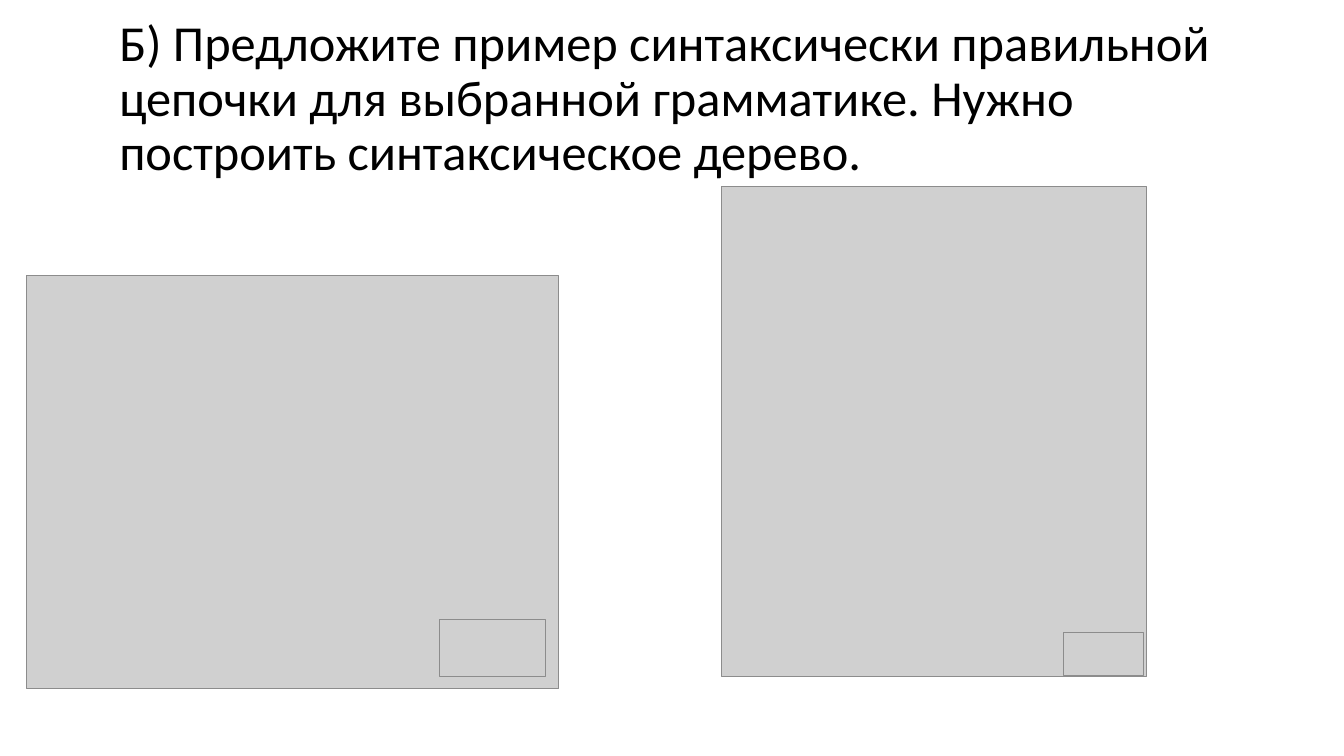
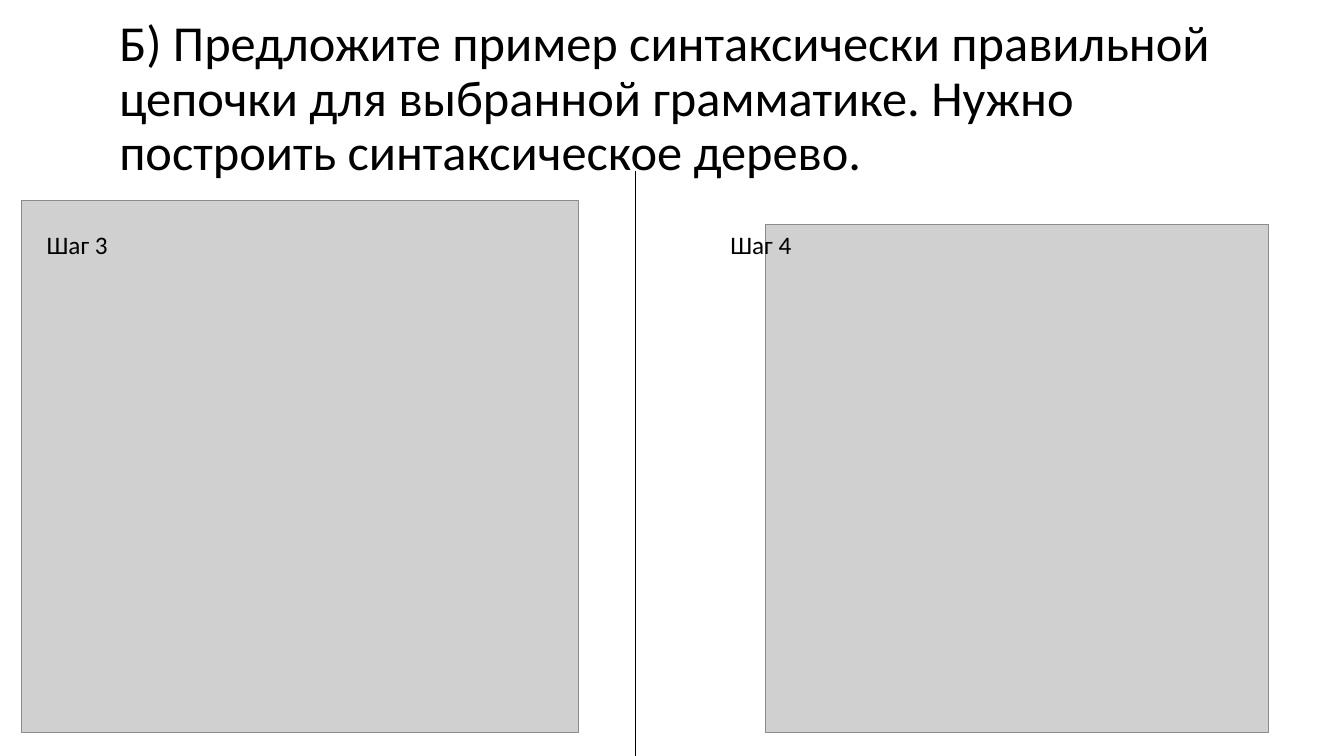
Before and after one commit to goddamnteam/korzun, a slide deck: slide 4 of task7.pptx. Drawn at 1344x756 pixels with LibreOffice and Linux fonts; fonts in the diff are those of the drawing; grey boxes stand for pictures. Boxes give left, top, right and bottom in pixels: in the first picture for what was removed or moved away, otherwise in the second. Text is boxed around its words. In the diff, an @@ line names an element or a change of style, - is before the commit and + after.

```diff
--- a/task7.pptx
+++ b/task7.pptx
@@ line added from (635, 171) to (635, 756), #000000 0.5 pt @@
@@ picture: place and size @@
-picture at [26,276,559,690]
+picture at [21,201,579,733]
@@ text added at [47,237,108,254], 18 pt, text #000000 @@
+Шаг 3
@@ text added at [730,234,792,261], 18 pt, text #000000 @@
+Шаг 4
@@ picture: place and size @@
-picture at [722,187,1147,677]
+picture at [765,225,1268,733]
@@ picture removed at [440,620,545,677] @@
@@ picture removed at [1064,632,1144,676] @@
```
Also in this commit, not shown: 8 other slides changed, 1 slide removed.
